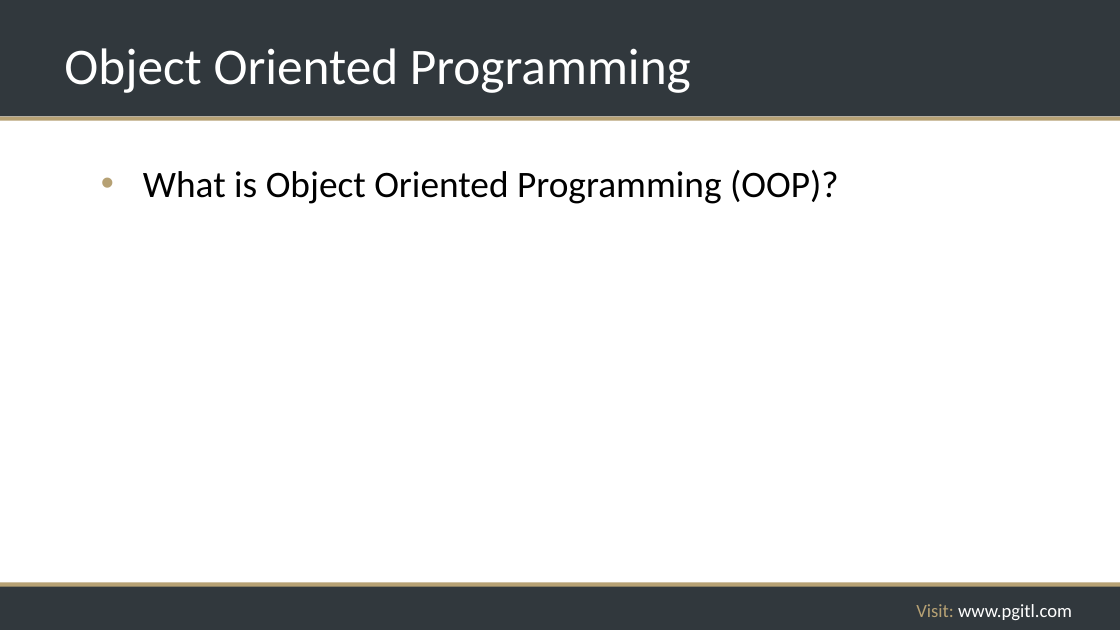
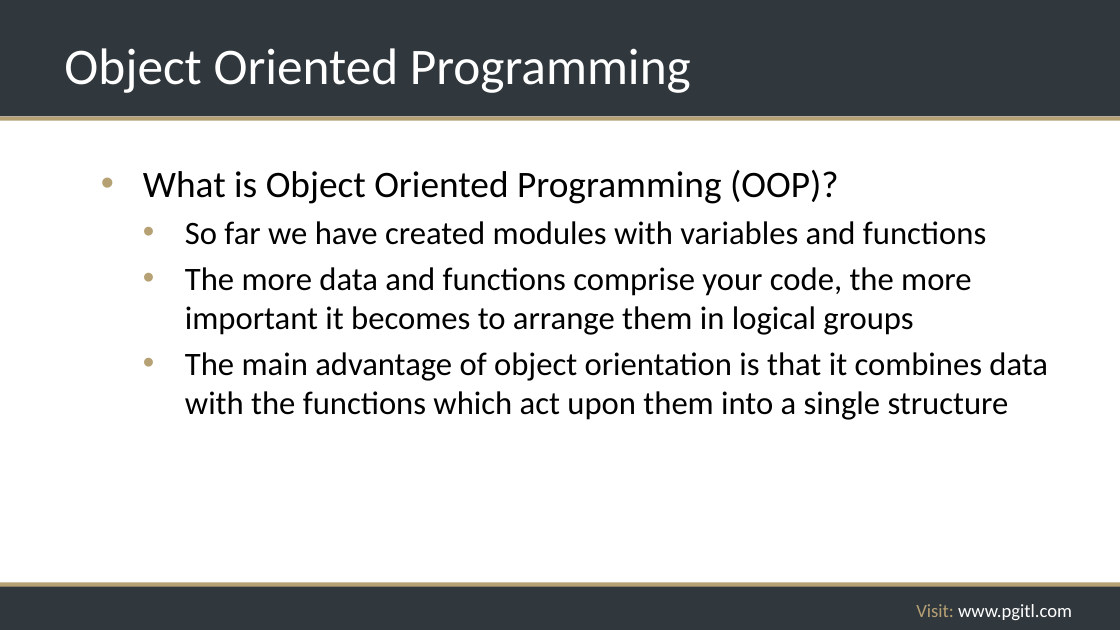
Before and after one commit to rikkouri/project-a, a slide deck: slide 172 of Programming Foundations.pptx. Drawn at 1120x630 pixels with LibreOffice and Linux fonts; fonts in the diff are those of the drawing; background and template pictures are left out. Boxes give left, top, right and bottom in pixels: in the first picture for what was removed or moved away, otherwise in the second. Text is boxed around its words. In the diff, an @@ line names an element or a change of style, - is before the commit and + after.

```diff
--- a/Programming Foundations.pptx
+++ b/Programming Foundations.pptx
@@ text at (185,221,1048,420): paragraphs added @@
+  • So far we have created modules with variables and functions
+  • The more data and functions comprise your code, the more important it becomes to arrange them in logical groups
+  • The main advantage of object orientation is that it combines data with the functions which act upon them into a single structure
```
Also in this commit, not shown: 1 other slide changed, 9 slides added.
